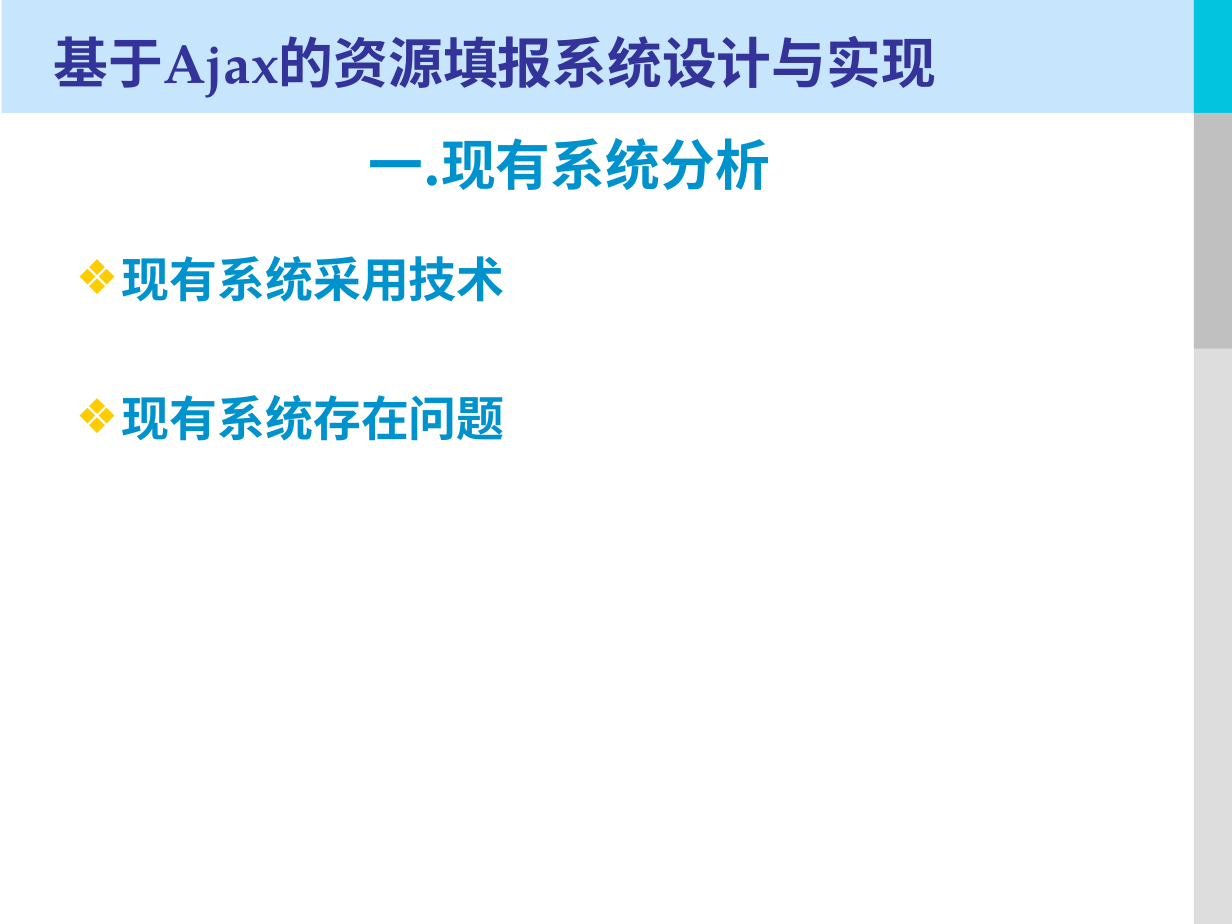
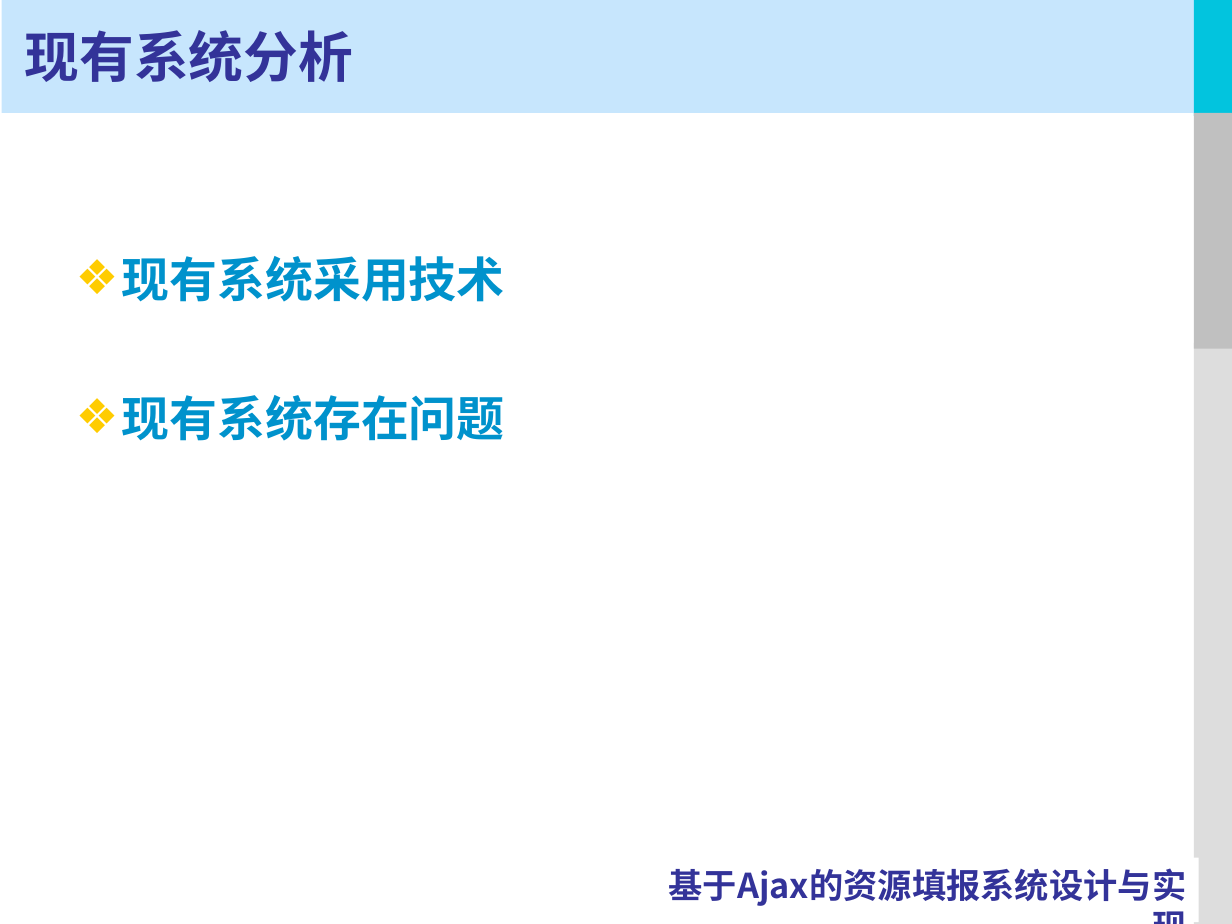
Before and after one commit to ruikaka16/resourcesystem, a slide deck: slide 4 of buaa/project/doc/毕设答辩.ppt. Drawn at 1232x924 pixels with LibreOffice and Linux fonts; fonts in the diff are those of the drawing. Boxes give left, top, right and bottom in pixels: in the first picture for what was removed or moved away, otherwise in the second. Text is boxed around its words. In the diff, an @@ line names an element or a change of style, - is before the commit and + after.

```diff
--- a/buaa/project/doc/毕设答辩.ppt
+++ b/buaa/project/doc/毕设答辩.ppt
@@ title "现有系统分析" at bbox=[24, 30, 353, 82]: vertical alignment top to middle @@
@@ title at bbox=[24, 30, 353, 82]: text changed; text colour #0092CC to #333399 @@
-一.现有系统分析
+现有系统分析
@@ title removed at bbox=[53, 36, 936, 97] @@
-基于Ajax的资源填报系统设计与实现
@@ text added at bbox=[669, 868, 1187, 906], 20 pt, text #333399, bold @@
+基于Ajax的资源填报系统设计与实现
```
Also in this commit, not shown: 5 other slides changed, 21 slides added, 12 slides removed, 1 other file.
